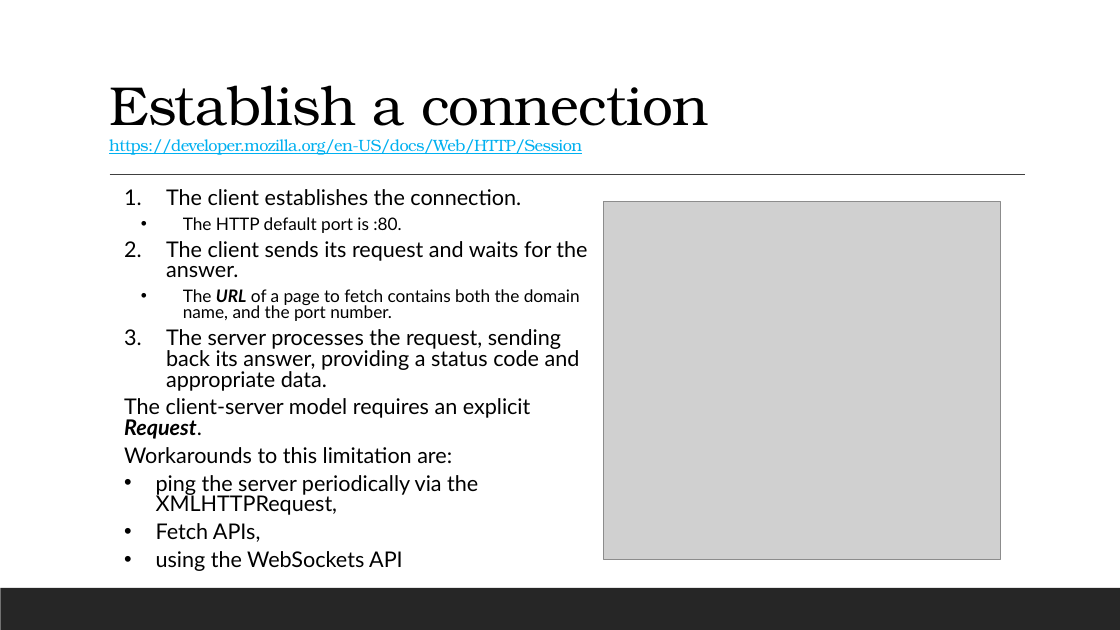
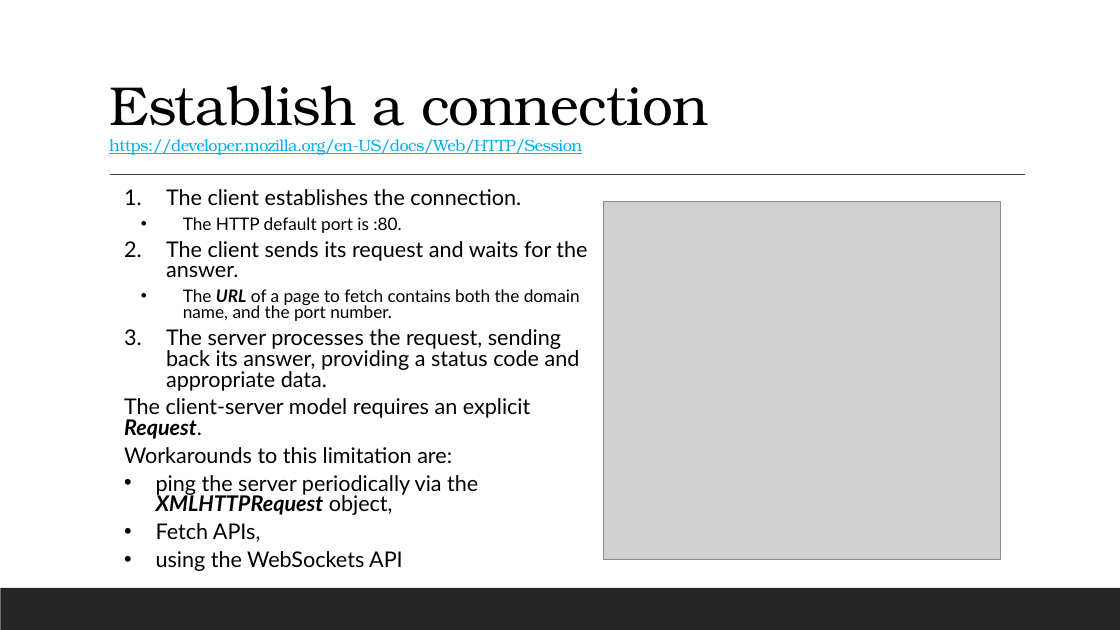
Before and after one commit to 12062021-dynamics365-uta/12062021-batch-repo, a slide deck: slide 9 of pdfs/w4/D13_.NET_HTTPRequestLifeCycle.pptx. Drawn at 1120x630 pixels with LibreOffice and Linux fonts; fonts in the diff are those of the drawing; grey boxes stand for pictures. Boxes give left, top, right and bottom in pixels: in the first picture for what was removed or moved away, otherwise in the second. Text is boxed around its words. In the diff, an @@ line names an element or a change of style, - is before the commit and + after.

```diff
--- a/pdfs/w4/D13_.NET_HTTPRequestLifeCycle.pptx
+++ b/pdfs/w4/D13_.NET_HTTPRequestLifeCycle.pptx
@@ text at <box>156,475,478,515</box>: text changed @@
-  • ping the server periodically via the XMLHTTPRequest,
+  • ping the server periodically via the XMLHTTPRequest object,
```
Also in this commit, not shown: 6 other slides changed, 4 other files.
